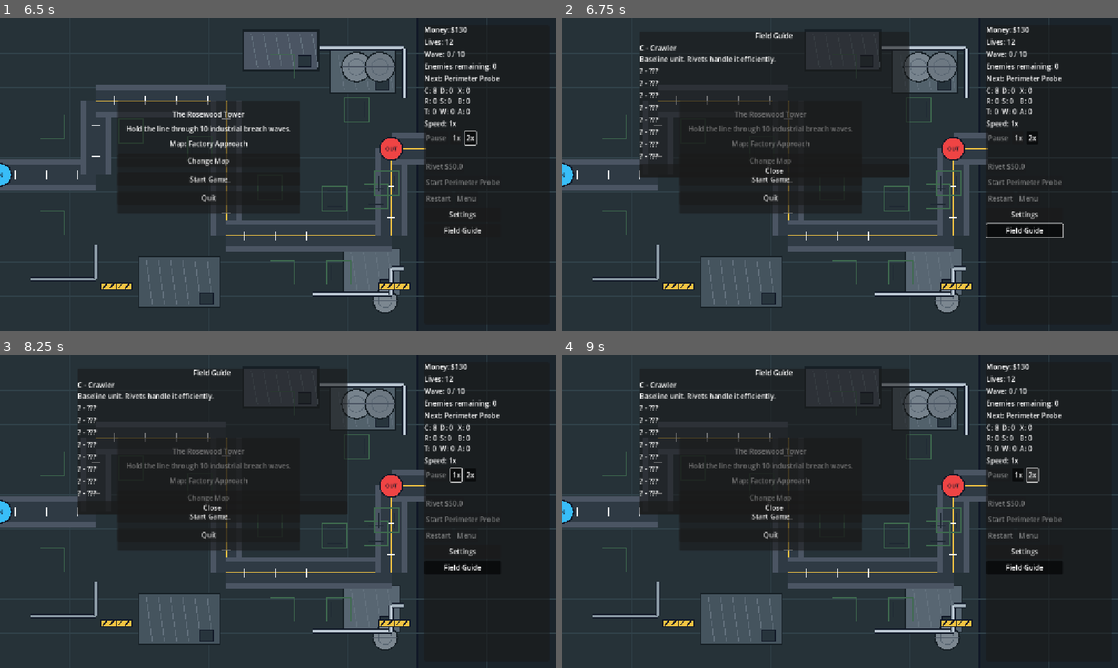
Above: before the commit, frames 1-4 (two rows, left to right).
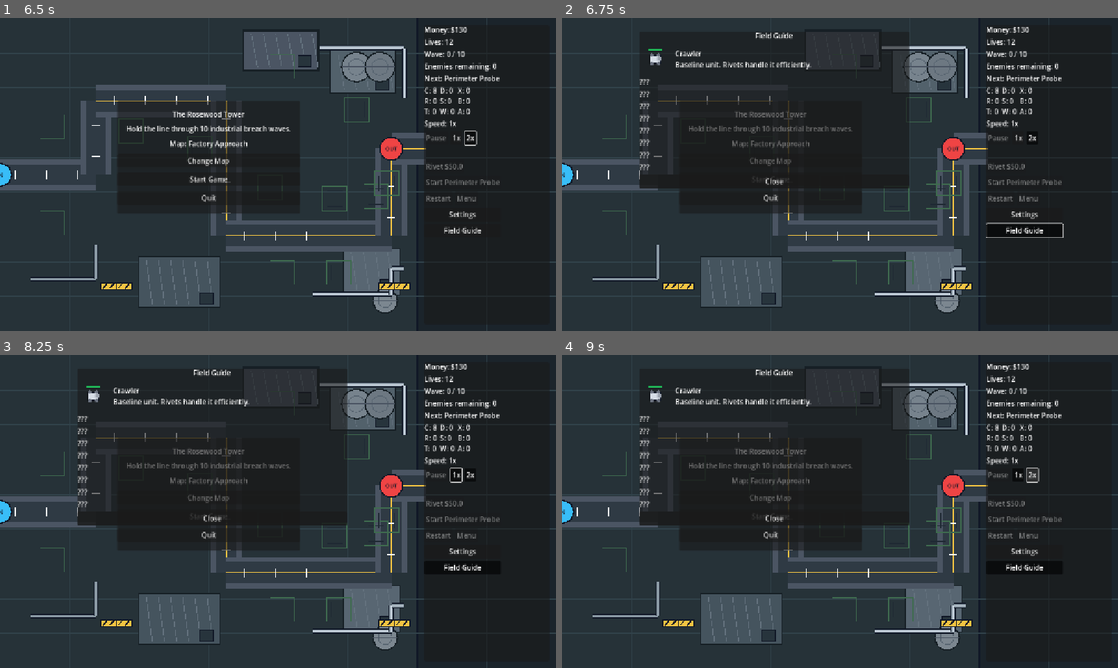
Above: after the commit, the same moments.

Repository: hobsojam/the-rosewood-tower
Game: Godot game, scene res://scenes/Game.tscn
Same seed, same stepped clock (60 frames per second), same inputs: the game is played once before the commit and once after it.
Inputs:
- Up to frame 1 (6.5 s): click "Start Game" at 0.5 s; click "Start Perimeter Probe" at 1.25 s; click "Restart" at 2 s; click "Start Game" at 2.75 s; click "Start Perimeter Probe" at 3.5 s; click "Restart" at 4.25 s; click "1x" at 5 s; click "2x" at 5.75 s
- Up to frame 2 (6.75 s): click "Field Guide" at 6.5 s
- Up to frame 3 (8.25 s): click "Change Map" at 7.25 s; click "1x" at 8 s
- Up to frame 4 (9 s): click "2x" at 8.75 s

Frame 1 is identical in both runs. In frame 2, 1.8% of the frame differs, in the area x 13-63%, y 8-55%; in frame 3, 1.8%; in frame 4, 1.8%.

Commit message:
Show rendered enemy portraits in the Field Guide
Each codex row now contains a SubViewport that renders the actual
Enemy scene (the same procedural _draw() code used on the map) at
72x72, displayed via TextureRect beside the name and description.

Portrait enemies are configured with finished=true to prevent movement
and immediately removed from the "enemies" group after add_child so
they don't interfere with repair/shield radius logic or game signals.
Portraits stay hidden until the enemy is first revealed via the
next-wave preview; unrevealed entries show "???" with no portrait.

Co-Authored-By: Claude Sonnet 4.6 <noreply@anthropic.com>

Diff:
--- a/scripts/Game.gd
+++ b/scripts/Game.gd
@@ -2,6 +2,8 @@
 
 const MAP_SCENE := preload("res://scenes/Map.tscn")
 const TOWER_SCENE := preload("res://scenes/towers/Tower.tscn")
+const ENEMY_SCENE := preload("res://scenes/enemies/Enemy.tscn")
+const CODEX_PORTRAIT_SIZE := Vector2i(72, 72)
 const WAVE_MANAGER_SCRIPT := preload("res://scripts/WaveManager.gd")
 const AUDIO_MANAGER_SCRIPT := preload("res://scripts/AudioManager.gd")
 const UI_X := 976.0
@@ -102,6 +104,7 @@
 var seen_enemy_ids: Array[String] = []
 var codex_panel: PanelContainer
 var codex_row_labels := {}
+var codex_row_portraits := {}
 var codex_button: Button
 
 func _ready() -> void:
@@ -474,10 +477,37 @@
 	layout.add_child(title)
 
 	for enemy_id in ENEMY_IDS:
-		var row := Label.new()
-		row.autowrap_mode = TextServer.AUTOWRAP_WORD_SMART
+		var row := HBoxContainer.new()
+		row.add_theme_constant_override("separation", 10)
 		layout.add_child(row)
-		codex_row_labels[enemy_id] = row
+
+		var portrait := TextureRect.new()
+		portrait.custom_minimum_size = Vector2(CODEX_PORTRAIT_SIZE)
+		portrait.stretch_mode = TextureRect.STRETCH_KEEP_ASPECT_CENTERED
+		portrait.visible = false
+		row.add_child(portrait)
+		codex_row_portraits[enemy_id] = portrait
+
+		var viewport := SubViewport.new()
+		viewport.size = CODEX_PORTRAIT_SIZE
+		viewport.transparent_bg = true
+		viewport.render_target_update_mode = SubViewport.UPDATE_ALWAYS
+		hud_layer.add_child(viewport)
+		portrait.texture = viewport.get_texture()
+
+		var portrait_enemy = ENEMY_SCENE.instantiate()
+		portrait_enemy.enemy_id = enemy_id
+		portrait_enemy.body_color = Color.html(str(wave_manager.enemy_data.get(enemy_id, {}).get("color", "#ffffff")))
+		portrait_enemy.finished = true
+		portrait_enemy.position = Vector2(CODEX_PORTRAIT_SIZE.x / 2.0, CODEX_PORTRAIT_SIZE.y / 2.0)
+		viewport.add_child(portrait_enemy)
+		portrait_enemy.remove_from_group("enemies")
+
+		var text := Label.new()
+		text.autowrap_mode = TextServer.AUTOWRAP_WORD_SMART
+		text.size_flags_horizontal = Control.SIZE_EXPAND_FILL
+		row.add_child(text)
+		codex_row_labels[enemy_id] = text
 
 	var close_button := Button.new()
 	close_button.text = "Close"
@@ -493,13 +523,16 @@
 
 func _update_codex_panel() -> void:
 	for enemy_id in codex_row_labels:
-		var row: Label = codex_row_labels[enemy_id]
+		var text: Label = codex_row_labels[enemy_id]
+		var portrait: TextureRect = codex_row_portraits[enemy_id]
 		if seen_enemy_ids.has(enemy_id):
 			var data: Dictionary = ENEMY_CODEX[enemy_id]
-			row.text = "%s - %s\n%s" % [_get_enemy_icon(enemy_id), data["name"], data["description"]]
-			next_wave_count_labels[enemy_id].tooltip_text = "%s - %s\n%s" % [_get_enemy_icon(enemy_id), data["name"], data["description"]]
+			portrait.visible = true
+			text.text = "%s\n%s" % [data["name"], data["description"]]
+			next_wave_count_labels[enemy_id].tooltip_text = "%s\n%s" % [data["name"], data["description"]]
 		else:
-			row.text = "? - ???"
+			portrait.visible = false
+			text.text = "???"
 			next_wave_count_labels[enemy_id].tooltip_text = ""
 
 func _get_short_tower_name(tower_id: String) -> String:
